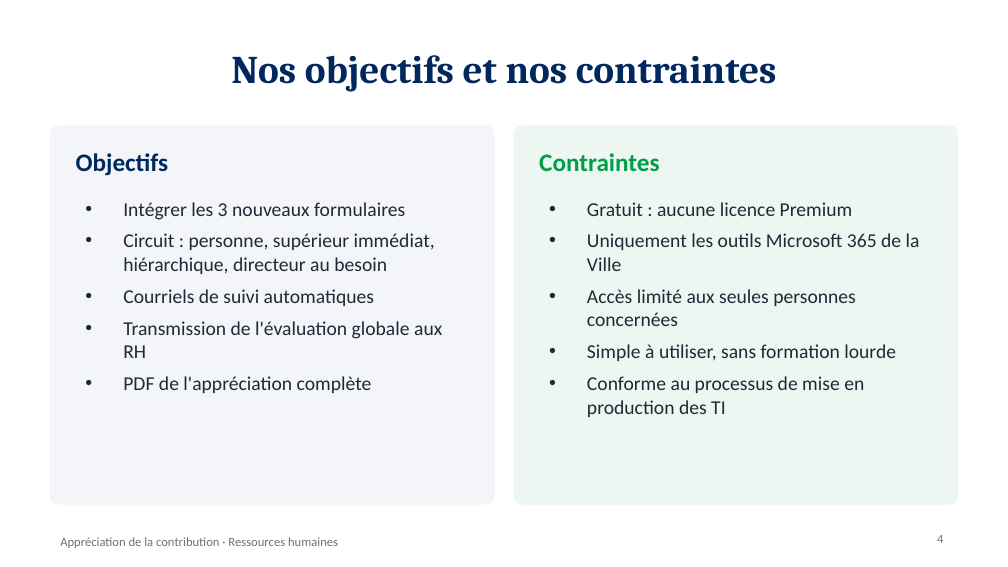
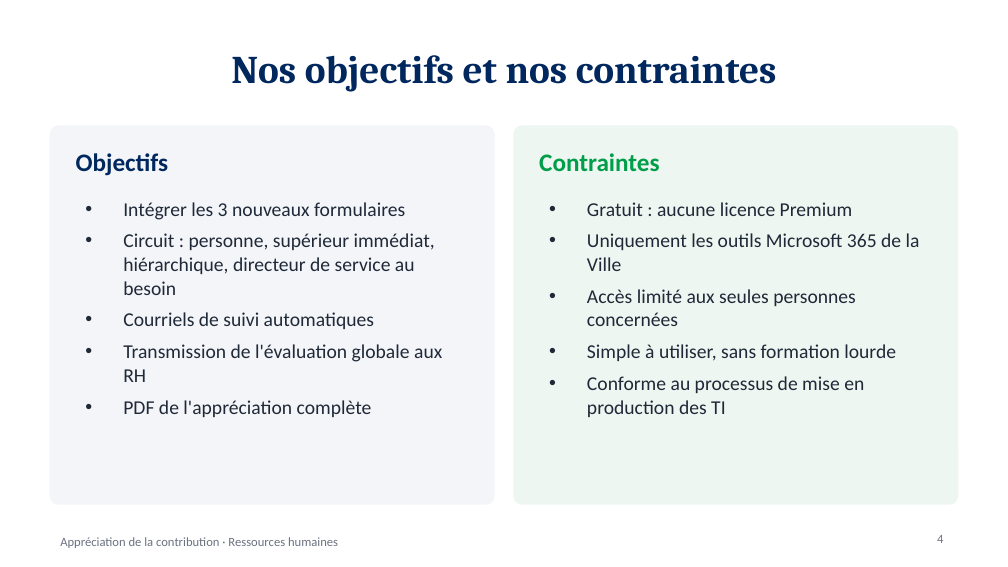
Before and after one commit to tazmustang/jsoncrack.com, a slide deck: slide 4 of powerapps/presentation/Presentation-Appreciation-contribution.pptx. Drawn at 1008x567 pixels with LibreOffice and Linux fonts; fonts in the diff are those of the drawing. Boxes give left, top, right and bottom in pixels: in the first picture for what was removed or moved away, otherwise in the second. Text is boxed around its words. In the diff, an @@ line names an element or a change of style, - is before the commit and + after.

```diff
--- a/powerapps/presentation/Presentation-Appreciation-contribution.pptx
+++ b/powerapps/presentation/Presentation-Appreciation-contribution.pptx
@@ text at (x1=123, y1=233, x2=435, y2=295): text changed @@
-• Circuit : personne, supérieur immédiat, hiérarchique, directeur au besoin
+• Circuit : personne, supérieur immédiat, hiérarchique, directeur de service au besoin
```
Also in this commit, not shown: 2 other slides changed, 46 other files.
